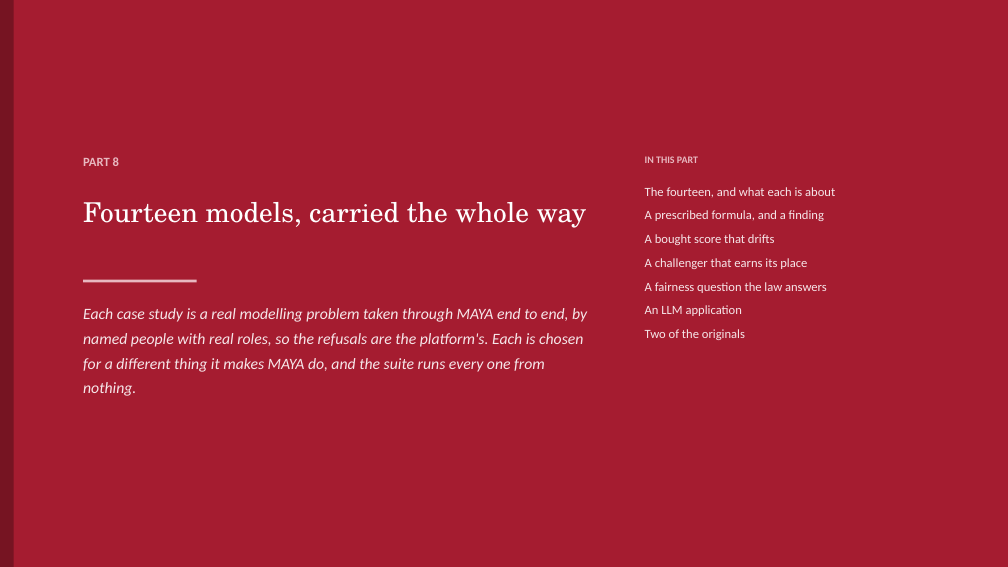
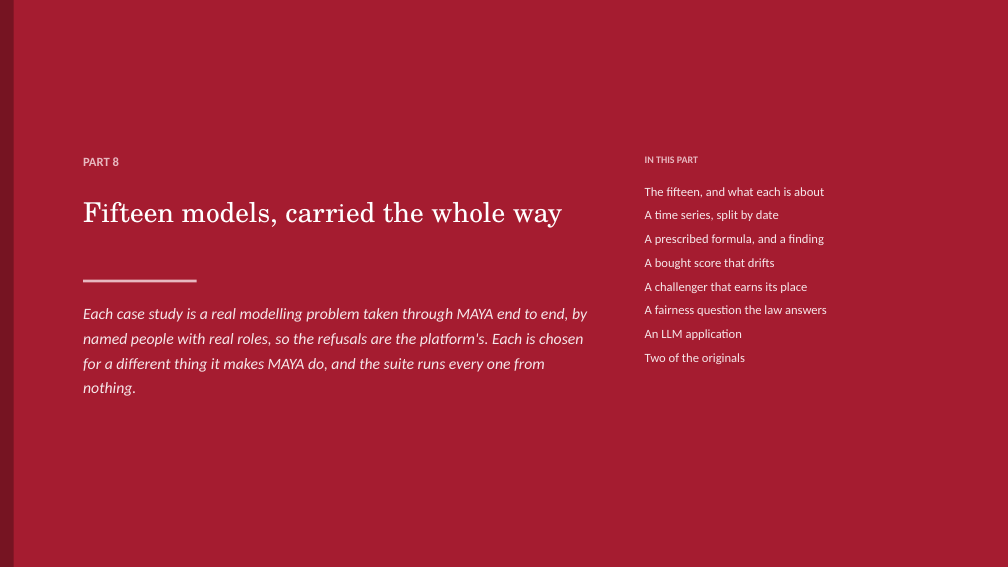
Before and after one commit to ajsinha/maya, a slide deck: slide 59 of docs/MAYA-Model-Management-Formalism-and-System-Design.pptx (slide 58 before the commit). Drawn at 1008x567 pixels with LibreOffice and Linux fonts; fonts in the diff are those of the drawing. Boxes give left, top, right and bottom in pixels: in the first picture for what was removed or moved away, otherwise in the second. Text is boxed around its words. In the diff, an @@ line names an element or a change of style, - is before the commit and + after.

Commit message:
Deck and research paper brought up to date: platform edges, time-ordered holdouts, fifteen case studies

```diff
--- a/docs/MAYA-Model-Management-Formalism-and-System-Design.pptx
+++ b/docs/MAYA-Model-Management-Formalism-and-System-Design.pptx
@@ text at bbox=[83, 202, 562, 228]: text changed @@
-Fourteen models, carried the whole way
+Fifteen models, carried the whole way
@@ text at bbox=[645, 187, 824, 221]: text changed @@
-The fourteen, and what each is about
+The fifteen, and what each is about
+A time series, split by date
```
Also in this commit, not shown: 29 other slides changed, 2 slides added, 10 other files.
